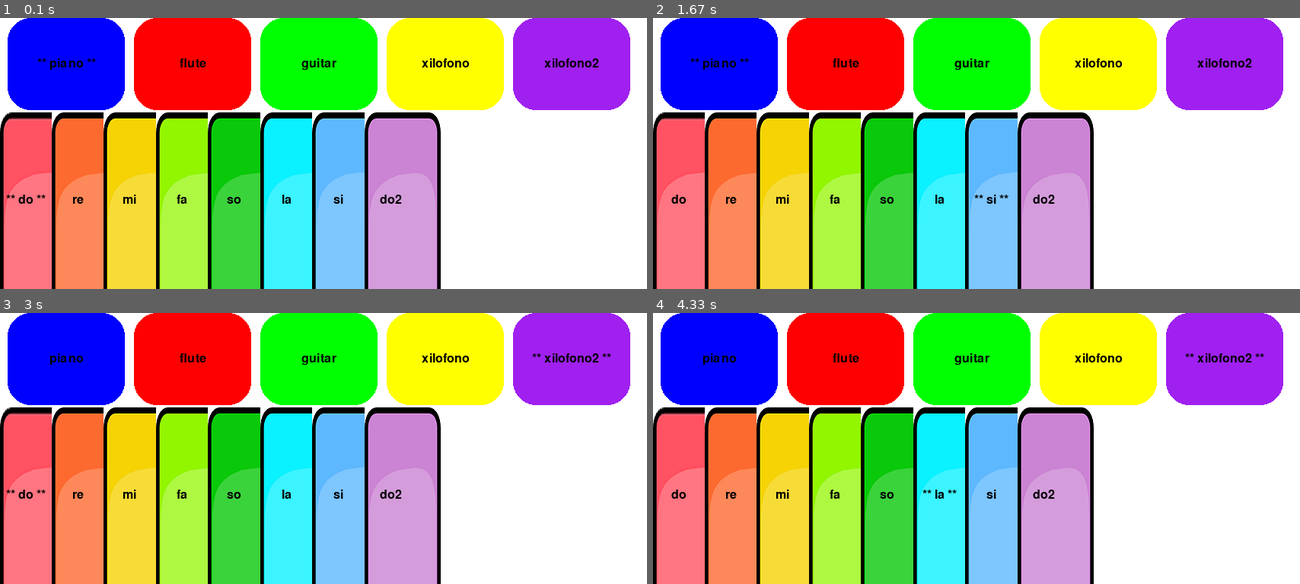
Above: before the commit, frames 1-4 (two rows, left to right).
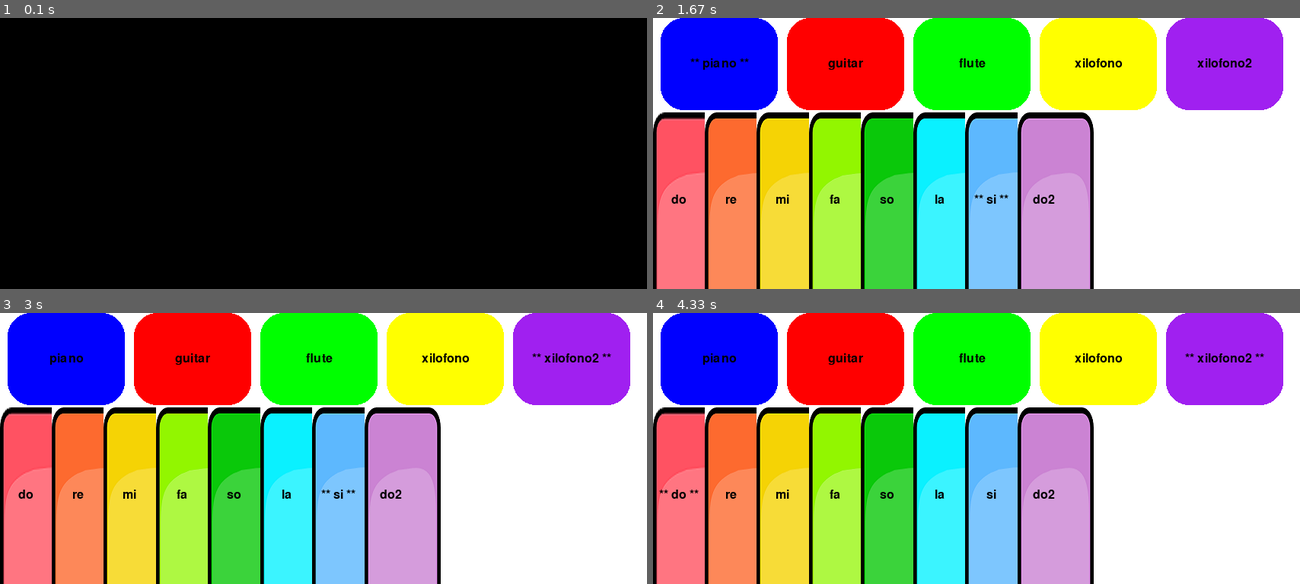
Above: after the commit, the same moments.

Repository: SMEbrahimi2001/lttle_piano
Game: pygame game, started from piano.py
Two runs of this game, one before a commit and one after it. Both use one fixed random seed, a clock stepped at 60 frames per second and the inputs below.
Inputs (mouse positions are in pixels of both pictures, inside the frame that each line leads up to):
- Up to frame 1 (0.1 s): no input
- Up to frame 2 (1.67 s): click (976, 153) at 0.38 s; tap Enter at 0.67 s
- Up to frame 3 (3 s): tap 5 at 1.8 s; tap 1 at 2.63 s
- Up to frame 4 (4.33 s): tap 6 at 3.67 s

The runs differ from the first frame. In frame 1, 96% of the frame differs, in the area x 0-100%, y 0-100%; in frame 2, 0.2%; in frame 3, 0.3%; in frame 4, 0.3%.

Commit message:
add mode in ui

Diff:
--- a/piano.py
+++ b/piano.py
@@ -16,7 +16,7 @@
 square_size = ai_settings.Screen_Heigth/5.2
 
 # default mode is piano
-modes = ['piano','flute','guitar','xilofono','xilofono2']
+modes = ['piano','guitar','flute','xilofono','xilofono2']
 mode = 'piano'
 
 # نت‌های موسیقی
@@ -261,12 +261,11 @@
         square.image = square.image_active if square.active else square.image_default
         square.draw()
 
+    if(lesson1Note[count] != '') :
+        player.play(lesson1Note[count], mode)
+    count = count + 1
+    pygame.time.delay(500)
+
+    clock.tick(30)
     # آپدیت صفحه
     pygame.display.flip()
-
-    # if(lesson1Note[count] != '') :
-    #     player.play(lesson1Note[count], mode)
-    # count = count + 1
-    # pygame.time.delay(500)
-
-    # clock.tick(30)
